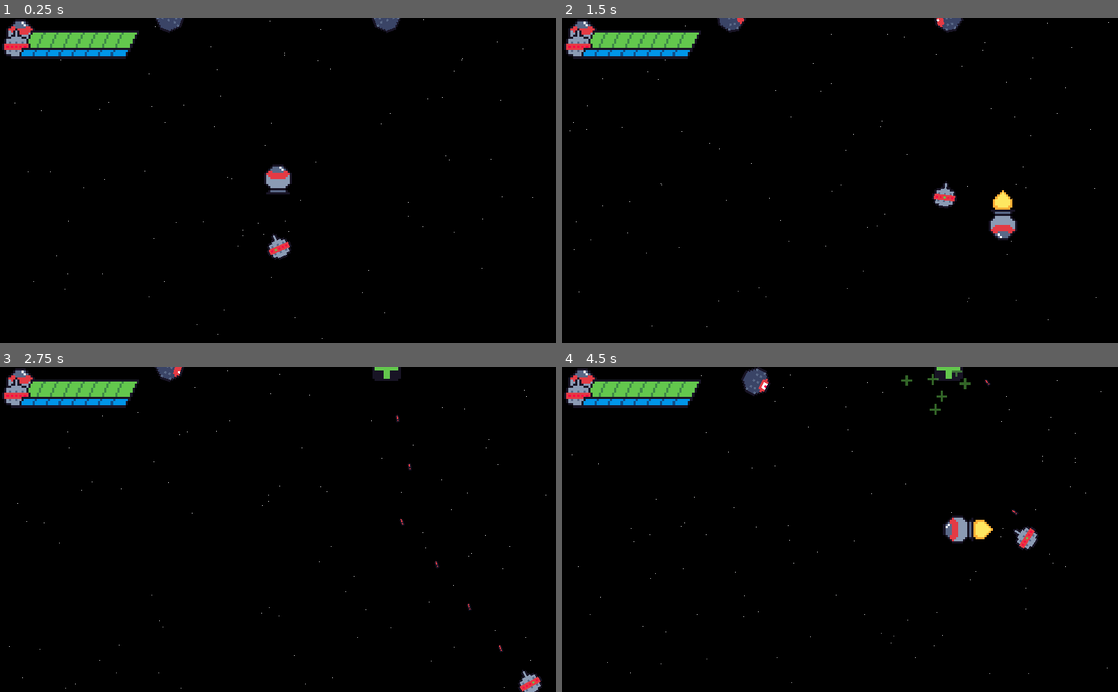
Above: before the commit, frames 1-4 (two rows, left to right).
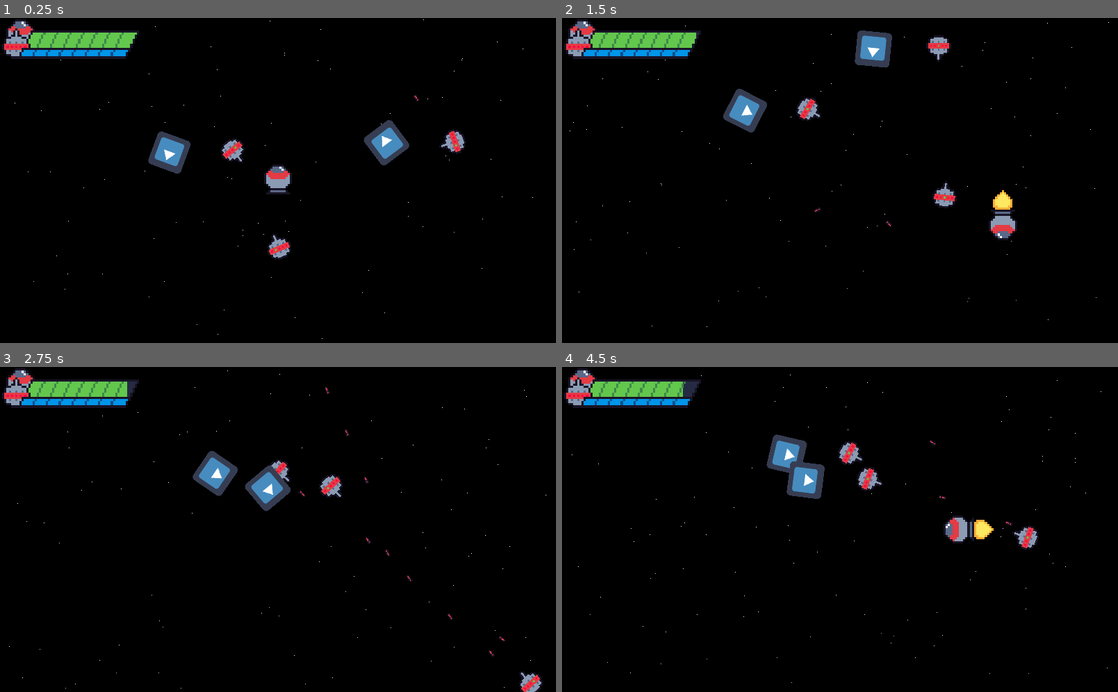
Above: after the commit, the same moments.

Repository: ColdCalzone/gmtk-gwj-34
Game: Godot game, scene res://scenes/Game.tscn
Two runs of this game, one before a commit and one after it. Both use one fixed random seed, a clock stepped at 60 frames per second and the inputs below. The engine's default icon, where the game draws it, is replaced by a stand-in: a white triangle on a blue panel in a dark square.
Inputs:
- Up to frame 1 (0.25 s): no input
- Up to frame 2 (1.5 s): hold Right (move_right) 0.53-1.28 s; hold A (aim_left) 0.53-1.28 s; tap D (aim_right) at 0.8, 1.35 s; hold Down (move_down) from 1.28 s (still down)
- Up to frame 3 (2.75 s): tap W (shooty) at 1.55 s; release Down (move_down) at 2.03 s; hold Right (move_right) from 2.03 s (still down); hold W (shooty) from 2.03 s (still down); tap A (aim_left) at 2.3 s
- Up to frame 4 (4.5 s): release Right (move_right) at 2.78 s; release W (shooty) at 2.78 s; hold Up (move_up) 2.78-3.53 s; tap A (aim_left) at 2.85 s; tap D (aim_right) at 3.05 s; hold D (aim_right) 3.53-4.28 s; hold Left (move_left) from 3.53 s (still down); tap W (shooty) at 3.8, 4.35 s

The runs differ from the first frame. In frame 1, 2.1% of the frame differs, in the area x 26-84%, y 0-74%; in frame 2, 2.2%; in frame 3, 2.4%; in frame 4, 2.7%, in the area x 21-86%, y 0-57%.

Commit message:
Add Turret enemy type, Add Enemy class

Diff:
--- a/objects/EnemyWaveManager.gd
+++ b/objects/EnemyWaveManager.gd
@@ -7,7 +7,8 @@
 
 var wave_number := 0
 var enemy := {
-	"basic": preload("res://objects/enemies/BasicEnemy.tscn")
+	"basic": preload("res://objects/enemies/BasicEnemy.tscn"),
+	"turret": preload("res://objects/enemies/TurretEnemy.tscn")
 }
 var enemies := []
 
@@ -19,8 +20,8 @@
 func run_wave() -> void:
 	match waves[wave_number]:
 		WaveTypes.BASIC:
-			spawn_enemy(enemy.basic, Vector2(-200, -300))
-			spawn_enemy(enemy.basic, Vector2(200, -300))
+			spawn_enemy(enemy.turret, Vector2(-200, -50))
+			spawn_enemy(enemy.turret, Vector2(200, -50))
 
 
 
--- a/objects/Player.gd
+++ b/objects/Player.gd
@@ -27,7 +27,6 @@
 	health -= amount
 
 func _physics_process(delta : float) -> void:
-	print("Player: ", health)
 	var direction = Vector2.ZERO
 	if Input.is_action_pressed("move_right") : direction.x += 1
 	if Input.is_action_pressed("move_left") : direction.x -= 1
@@ -42,7 +41,10 @@
 
 		if turret.global_position.distance_to(global_position) > 100:
 			turret.global_position = ((turret.global_position - global_position).normalized() * 120) + global_position
-
+		for other_turret in turrets:
+			if other_turret == turret: continue
+			if other_turret.global_position.distance_to(turret.global_position) < 100:
+				other_turret.global_position += (((other_turret.global_position - turret.global_position).normalized() * 120) + turret.global_position) * delta
 
 
 func _process(delta) -> void:
--- a/objects/Turret.gd
+++ b/objects/Turret.gd
@@ -1,6 +1,7 @@
 extends KinematicBody2D
 
-export(PackedScene) var bullet = preload("res://objects/Bullet.tscn").instance()
+export(PackedScene) var bullet_scene : PackedScene = preload("res://objects/Bullet.tscn")
+var bullet : Node = bullet_scene.instance()
 export(bool) var is_player = true setget set_collision
 
 const ANIMATION_SPEED = 5
@@ -32,25 +33,25 @@
 	health -= amount
 
 func _physics_process(delta):
-	print("Turret: ", health)
 	var closest_enemy_pos : Vector2 = Vector2.ZERO
-	for enemy in get_tree().get_nodes_in_group("Enemy"):
+	for enemy in (get_tree().get_nodes_in_group("Enemy") if is_player else get_tree().get_nodes_in_group("Player")):
 		if global_position.distance_to(enemy.global_position) < global_position.distance_to(closest_enemy_pos) or closest_enemy_pos == Vector2.ZERO:
 			closest_enemy_pos = enemy.global_position
 
-	var angle = position.angle_to_point(closest_enemy_pos) - 1.57
+	var angle = global_position.angle_to_point(closest_enemy_pos) - 1.57
 	rotation = lerp_angle(rotation, angle, 0.15)# * delta
-	rotation += (Input.get_action_strength("aim_right") - Input.get_action_strength("aim_left")) * rotation_speed * delta
+	if is_player:
+		rotation += (Input.get_action_strength("aim_right") - Input.get_action_strength("aim_left")) * rotation_speed * delta
 	angle = wrapf(angle, 0, 6.28)
 	rotation = wrapf(rotation, 0, 6.28)
 
-
-	if Input.is_action_pressed("shooty"):
-		if timer.is_stopped():
-			timer.start()
-			shoot()
-	else:
-		timer.stop()
+	if is_player:
+		if Input.is_action_pressed("shooty"):
+			if timer.is_stopped():
+				timer.start()
+				shoot()
+		else:
+			timer.stop()
 
 func _process(delta : float) :
 	frame += delta * (ANIMATION_SPEED)
--- a/objects/enemies/BasicEnemy.gd
+++ b/objects/enemies/BasicEnemy.gd
@@ -1,17 +1,8 @@
-extends KinematicBody2D
+extends Enemy
 
 onready var health_pack = preload("res://objects/HealthPack.tscn").instance()
 
-export var speed : float = 375
-
-export var health : int = 2
-export var max_health : int = 200
-
-export var damage : int = 1
-
 onready var sprite = $Sprite
-const ANIMATION_SPEED = 10
-var frame : float = 0.0
 
 enum STATE {SEARCHING_LEFT, SEARCHING_RIGHT, LOCKING, LOCKED}
 
@@ -24,15 +15,11 @@
 func _ready():
 	pass
 
-func damage(amount : int):
-	health -= amount
-
 func _physics_process(delta : float) -> void:
-	print("Enemy: ", health)
 	if target == null:
 		target = get_target()
 	else:
-		var movement = calculate_movement(position.x, position.y, delta)
+		var movement = calculate_movement(delta)
 		var collision = move_and_collide(movement)
 		if collision:
 			collision.get_collider().damage(damage)
@@ -66,17 +53,16 @@
 	rotation = lerp_angle(rotation, angle, 0.01)# * delta
 	angle = wrapf(angle, 0, 6.28)
 	rotation = wrapf(rotation, 0, 6.28)
-	if abs(angle - rotation) < 0.2:
+	if abs(angle - rotation) < 0.4:
 		state = STATE.LOCKING
 		return player
 	return null
 
-func calculate_movement(x : float, y : float, delta : float) -> Vector2:
+func calculate_movement(delta : float) -> Vector2:
 	targeting_time += delta
 	var angle = position.angle_to_point(target.position) - 1.57
 	rotation = lerp_angle(rotation, angle, 0.03)
 	if targeting_time > 1:
-		state = STATE.LOCKED
 		return Vector2.UP.rotated(rotation) * speed * delta
 	else:
 		return Vector2.UP.rotated(rotation) * -speed / 3 * delta
--- /dev/null
+++ b/objects/enemies/Enemy.gd
@@ -0,0 +1,19 @@
+extends KinematicBody2D
+class_name Enemy
+
+export var speed : float = 300
+
+
+export var health : int = 2
+export var max_health : int = 2
+
+export var damage : int = 1
+
+var ANIMATION_SPEED = 10
+var frame : float = 0.0
+
+func damage(amount : int):
+	health -= amount
+
+func _ready():
+	pass
--- /dev/null
+++ b/objects/enemies/TurretEnemy.gd
@@ -0,0 +1,80 @@
+extends Enemy
+
+onready var health_pack = preload("res://objects/HealthPack.tscn").instance()
+
+
+onready var sprite = $Sprite
+onready var turret = $Turret
+onready var timer = $Timer
+
+onready var player : Node
+
+enum STATE {SEARCHING, LOCKED}
+
+var state = STATE.SEARCHING
+
+var target : Node = null
+
+func ready():
+	speed = 100
+	health = 3
+	max_health = 3
+	#damage = 1
+	turret.bullet.damage = 1
+	turret.health = 10
+	turret.max_health = 10
+	turret.bullet.speed = 400
+	turret.is_player = false
+	turret.set_as_toplevel(true)
+	for thing in get_tree().get_nodes_in_group("Player"):
+		if not thing in get_tree().get_nodes_in_group("Turret"):
+			player = thing
+
+func _physics_process(delta : float) -> void:
+	match state:
+		STATE.SEARCHING:
+			if !target:
+				target = get_target()
+			else:
+				state = STATE.LOCKED
+		STATE.LOCKED:
+			var collision = move_and_collide(calculate_movement(delta))
+			if collision:
+				collision.get_collider().damage(damage)
+			if timer.is_stopped():
+				timer.start()
+				turret.shoot()
+	if health <= 0 or turret.health <= 0:
+		health_pack.global_position = global_position
+		get_parent().add_child(health_pack)
+		queue_free()
+	var collision = move_and_collide(Vector2.ZERO)
+
+func get_target():
+	if !player:
+		for thing in get_tree().get_nodes_in_group("Player"):
+			if not thing in get_tree().get_nodes_in_group("Turret"):
+				player = thing
+		return null
+	var angle = position.angle_to_point(player.position) #- 1.57
+	sprite.rotation = lerp_angle(sprite.rotation, global_position.angle_to_point(player.global_position), 0.2)
+	angle = wrapf(angle, 0, 6.28)
+	sprite.rotation = wrapf(sprite.rotation, 0, 6.28)
+	if abs(angle - sprite.rotation) < 0.2:
+		state = STATE.LOCKED
+		return player
+	return null
+
+func calculate_movement(delta : float) -> Vector2:
+	var movement : Vector2
+	var angle = position.angle_to_point(target.position) - 1.57
+	sprite.rotation = lerp_angle(sprite.rotation, angle, 0.03)
+	if player.global_position.distance_to(global_position) < 500:
+		movement += ((((player.global_position - global_position).normalized() * speed) + global_position) * delta).rotated(-angle)
+	if player.global_position.distance_to(global_position) > 520:# and player.global_position.distance_to(global_position) > 500:
+		movement += ((((player.global_position + global_position).normalized() * speed/2) + global_position) * delta).rotated(angle)
+#	for enemy in get_tree().get_nodes_in_group("Enemy"):
+#		if enemy.global_position.distance_to(position) < 100:
+#			movement += ((((enemy.global_position - global_position).normalized() * 120) + global_position) * delta).rotated(-angle)
+	print(movement)
+	return movement
--- /dev/null
+++ b/objects/enemies/TurretEnemy.tscn
@@ -0,0 +1,34 @@
+[gd_scene load_steps=5 format=2]
+
+[ext_resource path="res://objects/Turret.tscn" type="PackedScene" id=1]
+[ext_resource path="res://icon.png" type="Texture" id=2]
+[ext_resource path="res://objects/enemies/TurretEnemy.gd" type="Script" id=3]
+
+[sub_resource type="RectangleShape2D" id=1]
+extents = Vector2( 32, 32 )
+
+[node name="TurretEnemy" type="KinematicBody2D" groups=[
+"Enemy",
+]]
+collision_layer = 2
+script = ExtResource( 3 )
+
+[node name="Sprite" type="Sprite" parent="."]
+texture = ExtResource( 2 )
+
+[node name="CollisionShape2D" type="CollisionShape2D" parent="."]
+shape = SubResource( 1 )
+
+[node name="Turret" parent="." groups=[
+"Enemy",
+] instance=ExtResource( 1 )]
+position = Vector2( 120, 0 )
+collision_layer = 2
+collision_mask = 1
+is_player = false
+health = 10
+max_health = 10
+
+[node name="Timer" type="Timer" parent="."]
+wait_time = 0.8
+one_shot = true
--- a/project.godot
+++ b/project.godot
@@ -10,11 +10,17 @@
 
 _global_script_classes=[ {
 "base": "KinematicBody2D",
+"class": "Enemy",
+"language": "GDScript",
+"path": "res://objects/enemies/Enemy.gd"
+}, {
+"base": "KinematicBody2D",
 "class": "Player",
 "language": "GDScript",
 "path": "res://objects/Player.gd"
 } ]
 _global_script_class_icons={
+"Enemy": "",
 "Player": ""
 }
 
